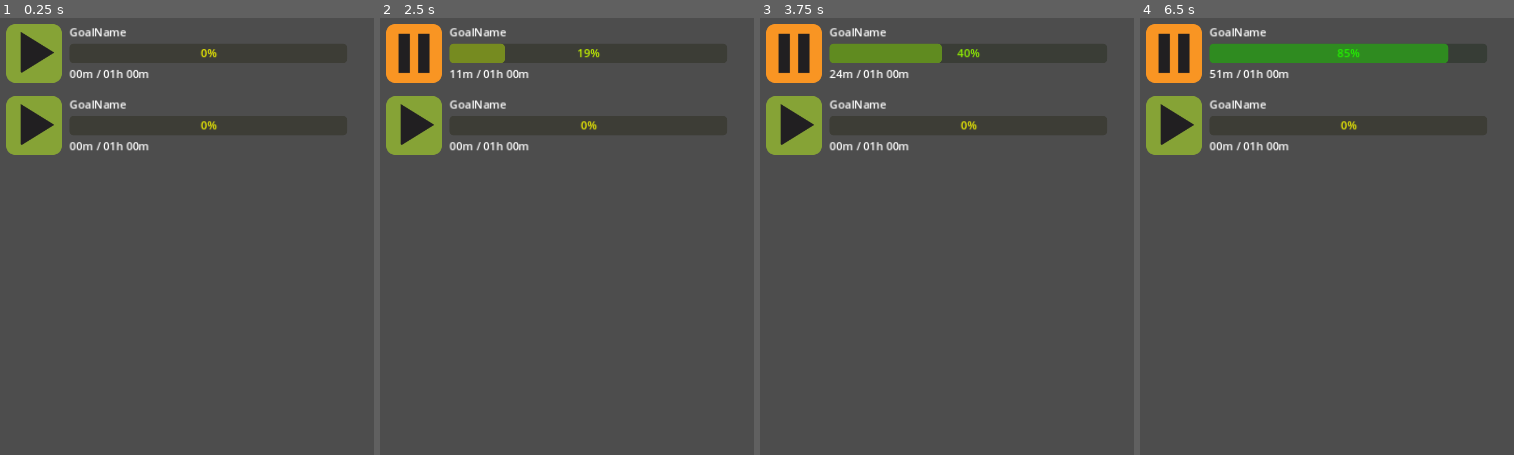
Above: before the commit, frames 1-4 (left to right).
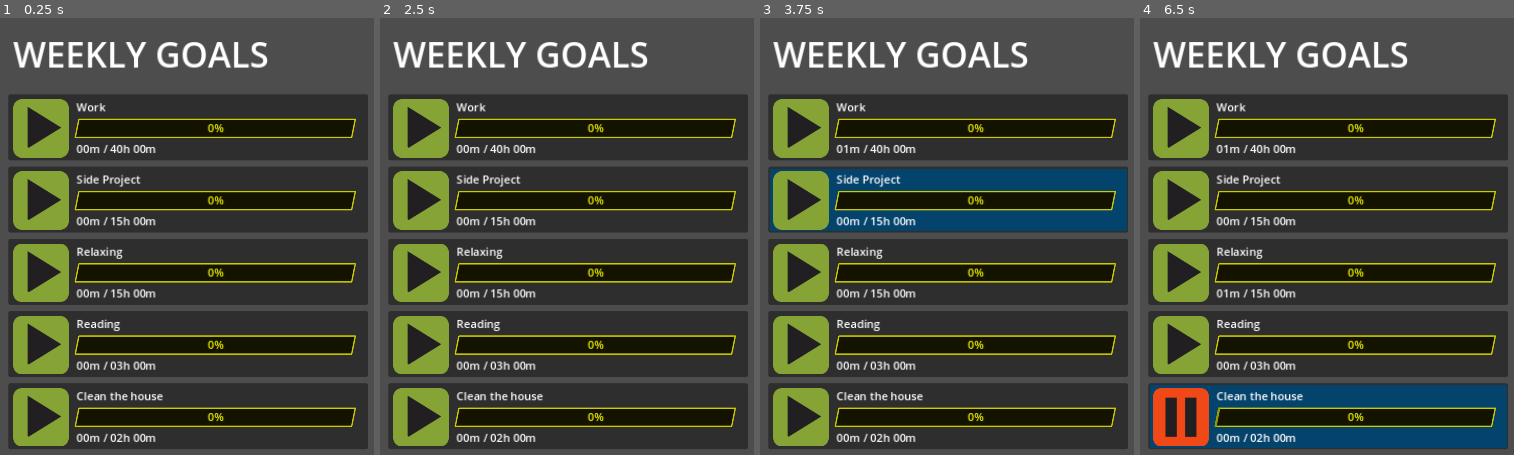
Above: after the commit, the same moments.

Repository: mathew-tran/productive
Game: Godot game, scene res://Main.tscn
The game is run twice, just before and just after one commit, with the same random seed, the same clock (stepped at 60 frames per second) and the same inputs.
Inputs (mouse positions are in pixels of both pictures, inside the frame that each line leads up to):
- Up to frame 1 (0.25 s): no input
- Up to frame 2 (2.5 s): click (413, 52) at 0.52 s; click (413, 52) at 1.27 s; click (413, 52) at 2.02 s
- Up to frame 3 (3.75 s): tap Enter at 2.75 s; hold Tab (tab, bound only after the commit) 2.78-3.53 s; tap Space (pause, bound only after the commit) at 3.5 s; tap Tab (tab, bound only after the commit) at 3.6 s
- Up to frame 4 (6.5 s): tap Enter at 4.25, 5.75 s; hold Tab (tab, bound only after the commit) 4.28-5.03 s; tap Space (pause, bound only after the commit) at 5, 6.4 s; tap Tab (tab, bound only after the commit) at 5.1 s; hold Tab (tab, bound only after the commit) from 5.78 s (still down)

The runs differ from the first frame. In frame 1, 73% of the frame differs, in the area x 1-99%, y 1-99%; in frame 2, 74%; in frame 3, 74%; in frame 4, 75%.

Commit message:
add some placeholder goals

Diff:
--- a/Main.tscn
+++ b/Main.tscn
@@ -12,19 +12,46 @@
 grow_horizontal = 2
 grow_vertical = 2
 
-[node name="GoalContainer" type="VBoxContainer" parent="."]
+[node name="VBoxContainer" type="VBoxContainer" parent="."]
 layout_mode = 0
-offset_left = 9.0
-offset_top = 9.0
-offset_right = 509.0
-offset_bottom = 109.0
+offset_left = 19.0
+offset_top = 17.0
+offset_right = 519.0
+offset_bottom = 320.0
+theme_override_constants/separation = 30
+
+[node name="Label" type="Label" parent="VBoxContainer"]
+layout_mode = 2
+theme_override_font_sizes/font_size = 50
+text = "WEEKLY GOALS"
+
+[node name="GoalContainer" type="VBoxContainer" parent="VBoxContainer"]
+layout_mode = 2
 script = ExtResource("1_ru3c7")
 
-[node name="Goal" parent="GoalContainer" instance=ExtResource("1_b47w2")]
+[node name="Goal5" parent="VBoxContainer/GoalContainer" instance=ExtResource("1_b47w2")]
 layout_mode = 2
+GoalName = "Work"
 
-[node name="Goal2" parent="GoalContainer" instance=ExtResource("1_b47w2")]
+[node name="Goal" parent="VBoxContainer/GoalContainer" instance=ExtResource("1_b47w2")]
 layout_mode = 2
+GoalName = "Side Project"
+GoalInHours = 15
+
+[node name="Goal2" parent="VBoxContainer/GoalContainer" instance=ExtResource("1_b47w2")]
+layout_mode = 2
+GoalName = "Relaxing"
+GoalInHours = 15
+
+[node name="Goal3" parent="VBoxContainer/GoalContainer" instance=ExtResource("1_b47w2")]
+layout_mode = 2
+GoalName = "Reading"
+GoalInHours = 3
+
+[node name="Goal4" parent="VBoxContainer/GoalContainer" instance=ExtResource("1_b47w2")]
+layout_mode = 2
+GoalName = "Clean the house"
+GoalInHours = 2
 
 [node name="Node" type="Node" parent="."]
 
--- a/Scenes/Goal.tscn
+++ b/Scenes/Goal.tscn
@@ -1,13 +1,50 @@
-[gd_scene load_steps=3 format=3 uid="uid://bodlyhu4lywei"]
+[gd_scene load_steps=6 format=3 uid="uid://bodlyhu4lywei"]
 
 [ext_resource type="Script" path="res://Scripts/Goal.gd" id="1_1uym3"]
 [ext_resource type="PackedScene" uid="uid://3sltofvl4a3i" path="res://Scenes/PlayButton.tscn" id="1_ebre7"]
+
+[sub_resource type="StyleBoxFlat" id="StyleBoxFlat_dy6u0"]
+bg_color = Color(0.0171898, 0.261709, 0.421107, 1)
+
+[sub_resource type="StyleBoxFlat" id="StyleBoxFlat_e342l"]
+bg_color = Color(0.0748453, 0.0748453, 0.0748452, 1)
+skew = Vector2(0.2, 0)
+border_width_left = 2
+border_width_top = 2
+border_width_right = 2
+border_width_bottom = 2
+
+[sub_resource type="StyleBoxFlat" id="StyleBoxFlat_g4e0k"]
+skew = Vector2(0.2, 0)
 
 [node name="Goal" type="Control"]
 custom_minimum_size = Vector2(500, 100)
 layout_mode = 3
 anchors_preset = 0
+pivot_offset = Vector2(250, 50)
 script = ExtResource("1_1uym3")
+
+[node name="Panel" type="Panel" parent="."]
+layout_mode = 0
+offset_left = -7.0
+offset_top = -7.0
+offset_right = 511.0
+offset_bottom = 88.0
+
+[node name="ActivePanel" type="Panel" parent="Panel"]
+layout_mode = 1
+anchors_preset = 8
+anchor_left = 0.5
+anchor_top = 0.5
+anchor_right = 0.5
+anchor_bottom = 0.5
+offset_left = -257.5
+offset_top = -45.0
+offset_right = 257.5
+offset_bottom = 45.0
+grow_horizontal = 2
+grow_vertical = 2
+theme_override_styles/panel = SubResource("StyleBoxFlat_dy6u0")
 
 [node name="HBoxContainer" type="HBoxContainer" parent="."]
 custom_minimum_size = Vector2(50, 50)
@@ -33,6 +70,9 @@
 [node name="ProgressBar" type="ProgressBar" parent="HBoxContainer/VBoxContainer/HBoxContainer"]
 custom_minimum_size = Vector2(400, 0)
 layout_mode = 2
+theme_override_styles/background = SubResource("StyleBoxFlat_e342l")
+theme_override_styles/fill = SubResource("StyleBoxFlat_g4e0k")
+value = 60.0
 
 [node name="HoursWorked" type="Label" parent="HBoxContainer/VBoxContainer"]
 layout_mode = 2
--- a/Scripts/Autoload/Helper.gd
+++ b/Scripts/Autoload/Helper.gd
@@ -1,6 +1,19 @@
 extends Node
 
 func PlayComplete():
+	GetAudioPlayer().stream = load("res://Audio/switch17.wav")
+	GetAudioPlayer().play()
+
+func PlayStart():
+	GetAudioPlayer().stream = load("res://Audio/switch10.wav")
+	GetAudioPlayer().play()
+
+func PlayStop():
+	GetAudioPlayer().stream = load("res://Audio/switch12.wav")
+	GetAudioPlayer().play()
+
+func GetAudioPlayer():
 	var result = get_tree().get_nodes_in_group("SFX")
 	if result:
-		result[0].play()
+		return result[0]
+	return null
--- a/Scripts/Goal.gd
+++ b/Scripts/Goal.gd
@@ -2,15 +2,15 @@
 
 class_name Goal
 
-var GoalName = "GoalName"
+@export var GoalName = "School"
 
 @onready var GoalTitle = $HBoxContainer/VBoxContainer/GoalTitle
 @onready var HoursWorked = $HBoxContainer/VBoxContainer/HoursWorked
 @onready var CompletionProgress = $HBoxContainer/VBoxContainer/HBoxContainer/ProgressBar
 
 var Seconds = 0.0
-var GoalInHours = 1
-var GoalInMinutes = 0
+@export var GoalInHours = 40
+@export var GoalInMinutes = 0
 
 var bHasBeenCompleted = false
 
@@ -19,10 +19,13 @@
 func _ready():
 	Update()
 	Engine.time_scale = 60
+
 	Initialize()
 
 func Initialize():
 	CompletionProgress.min_value = 0
+	$Timer.start()
+	$Timer.paused = true
 
 	var seconds = 0
 	seconds += GoalInMinutes * 60
@@ -66,14 +69,22 @@
 
 func _on_button_custom_press(bIsPlaying):
 	if bIsPlaying:
-		$Timer.start()
-		emit_signal("GoalActivated", self)
+		Start()
 	else:
 		Stop()
 
+func Start():
+	$Timer.paused = false
+	emit_signal("GoalActivated", self)
+	$HBoxContainer/Button.ForcePlay()
+	Helper.PlayStart()
+
 func Stop():
-	$Timer.stop()
+	if $Timer.paused:
+		return
+	$Timer.paused = true
 	$HBoxContainer/Button.ForceStop()
+	Helper.PlayStop()
 
 func _on_timer_timeout():
 	Seconds += $Timer.wait_time * 100
@@ -82,3 +93,6 @@
 		Helper.PlayComplete()
 
 	Update()
+
+func ShowActivePanel(bShow):
+	$Panel/ActivePanel.visible = bShow
--- a/Scripts/GoalContainer.gd
+++ b/Scripts/GoalContainer.gd
@@ -1,15 +1,57 @@
 extends VBoxContainer
 
 
+var LastActivatedGoal = null
 # Called when the node enters the scene tree for the first time.
+var bIsPaused = false
 func _ready():
 	for goal in get_children():
 		if goal is Goal:
 			goal.GoalActivated.connect(Callable(self, "OnGoalActivated"))
+			goal.ShowActivePanel(false)
 
 
 func OnGoalActivated(goal):
+	LastActivatedGoal = goal
+	bIsPaused = false
 	for goalchild in get_children():
 		if goalchild is Goal:
 			if goalchild != goal:
 				goalchild.Stop()
+				goalchild.ShowActivePanel(false)
+			else:
+				goalchild.ShowActivePanel(true)
+
+func StopAllGoals():
+	for goalchild in get_children():
+		if goalchild is Goal:
+			goalchild.Stop()
+
+func _input(event):
+	if event.is_action_pressed("pause"):
+		bIsPaused = !bIsPaused
+		if bIsPaused:
+			StopAllGoals()
+		else:
+			if is_instance_valid(LastActivatedGoal):
+				LastActivatedGoal.Start()
+	if event.is_action_pressed("tab"):
+		StopAllGoals()
+		bIsPaused = true
+		if LastActivatedGoal == null:
+			LastActivatedGoal = get_child(0)
+			UpdatePanels(0)
+
+		else:
+			var index = get_children().find(LastActivatedGoal)
+			if index < get_child_count() - 1:
+				index += 1
+			else:
+				index = 0
+			LastActivatedGoal = get_child(index)
+			UpdatePanels(index)
+
+
+func UpdatePanels(index):
+	for x in range(0, len(get_children())):
+		get_child(x).ShowActivePanel(x == index)
--- a/Scripts/PlayButton.gd
+++ b/Scripts/PlayButton.gd
@@ -10,7 +10,6 @@
 
 func _on_button_up():
 	bIsPlaying = !bIsPlaying
-	UpdateTexture()
 	release_focus()
 	emit_signal("CustomPress", bIsPlaying)
 
@@ -23,3 +22,7 @@
 func ForceStop():
 	bIsPlaying = false
 	UpdateTexture()
+
+func ForcePlay():
+	bIsPlaying = true
+	UpdateTexture()
--- a/project.godot
+++ b/project.godot
@@ -22,3 +22,16 @@
 [display]
 
 window/stretch/mode="canvas_items"
+
+[input]
+
+pause={
+"deadzone": 0.5,
+"events": [Object(InputEventKey,"resource_local_to_scene":false,"resource_name":"","device":-1,"window_id":0,"alt_pressed":false,"shift_pressed":false,"ctrl_pressed":false,"meta_pressed":false,"pressed":false,"keycode":0,"physical_keycode":32,"key_label":0,"unicode":32,"echo":false,"script":null)
+]
+}
+tab={
+"deadzone": 0.5,
+"events": [Object(InputEventKey,"resource_local_to_scene":false,"resource_name":"","device":-1,"window_id":0,"alt_pressed":false,"shift_pressed":false,"ctrl_pressed":false,"meta_pressed":false,"pressed":false,"keycode":0,"physical_keycode":4194306,"key_label":0,"unicode":0,"echo":false,"script":null)
+]
+}
Not shown, added: Audio/switch10.wav.import
Not shown, added: Audio/switch12.wav.import
Not shown, added: Audio/switch10.wav
Not shown, added: Audio/switch12.wav
